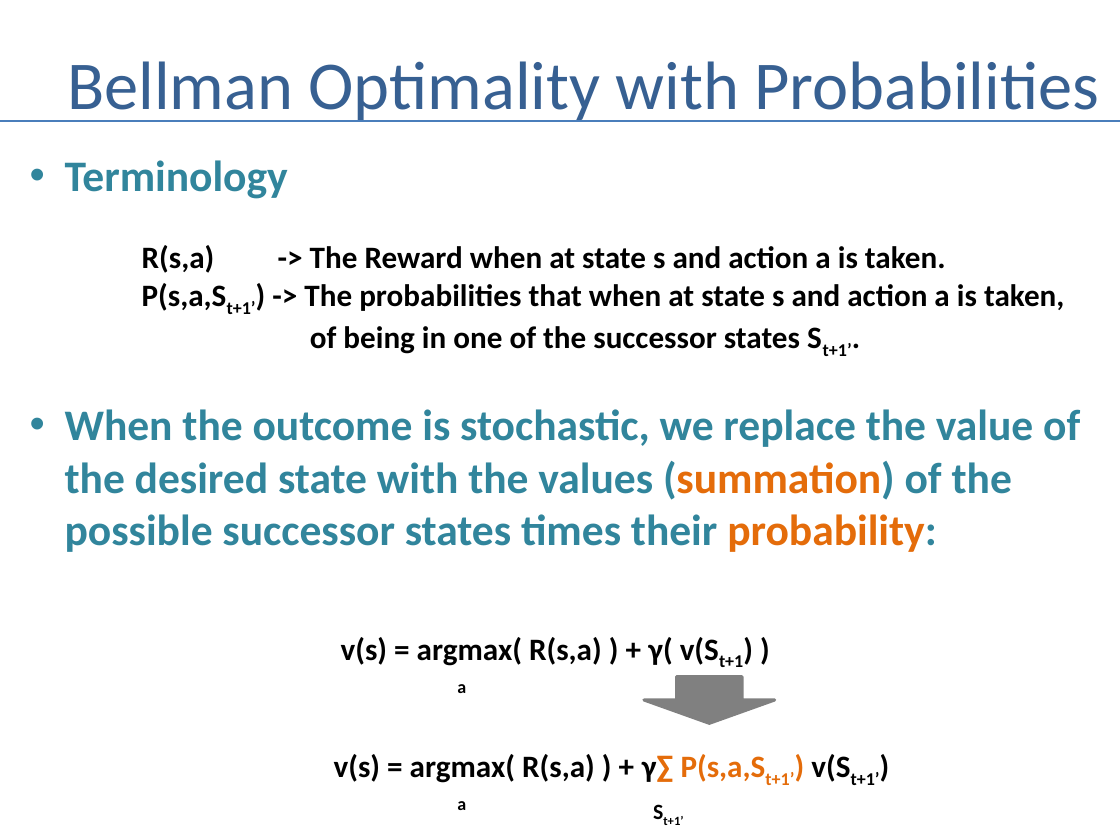
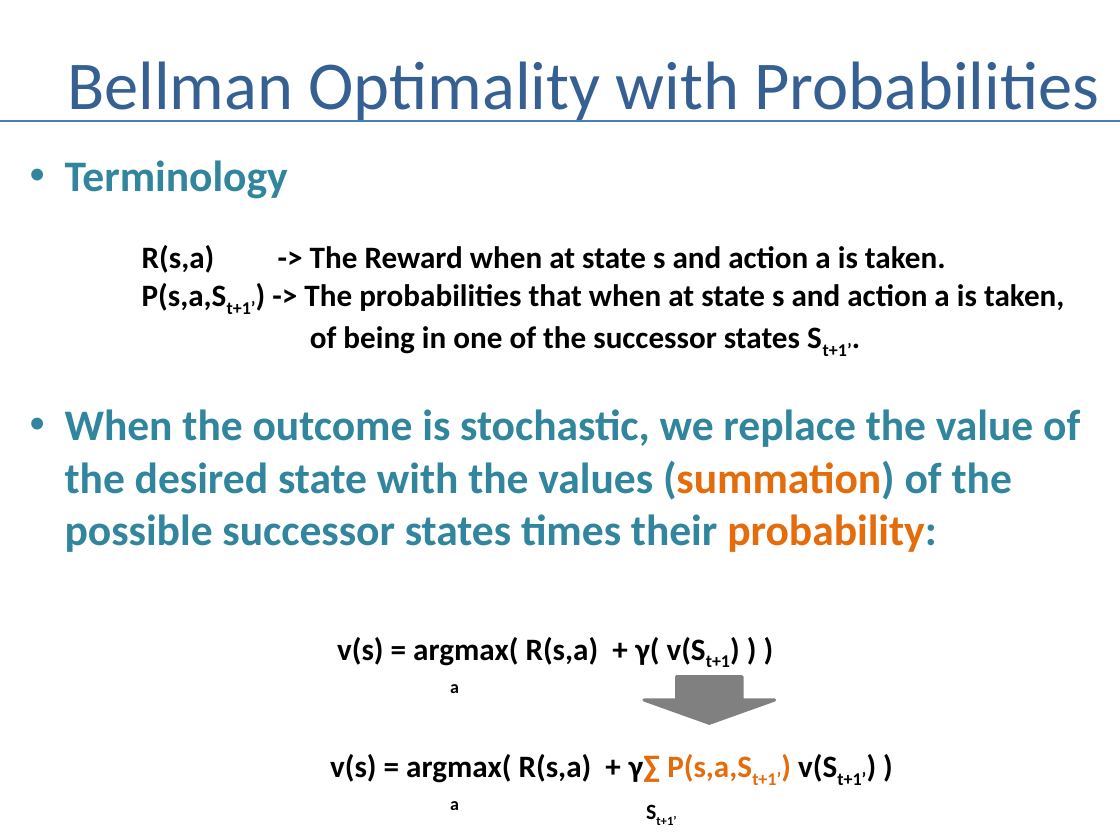
Before and after one commit to andrewferlitsch/Portland-Data-Science-Group, a slide deck: slide 10 of Presentations/AI - Bellman Intro.pptx. Drawn at 1120x840 pixels with LibreOffice and Linux fonts; fonts in the diff are those of the drawing. Boxes give left, top, right and bottom in pixels: in the first picture for what was removed or moved away, otherwise in the second. Text is boxed around its words. In the diff, an @@ line names an element or a change of style, - is before the commit and + after.

Commit message:
more fine tune bellman pres

```diff
--- a/Presentations/AI - Bellman Intro.pptx
+++ b/Presentations/AI - Bellman Intro.pptx
@@ text at (337, 637, 730, 667): text changed @@
-v(s) = argmax( R(s,a) ) + γ( v(St+1) )
+v(s) = argmax( R(s,a) + γ( v(St+1) ) )
@@ text at (330, 754, 866, 785): text changed @@
-v(s) = argmax( R(s,a) ) + γ∑ P(s,a,St+1’) v(St+1’)
+v(s) = argmax( R(s,a) + γ∑ P(s,a,St+1’) v(St+1’) )
```
Also in this commit, not shown: 1 other slide changed.
